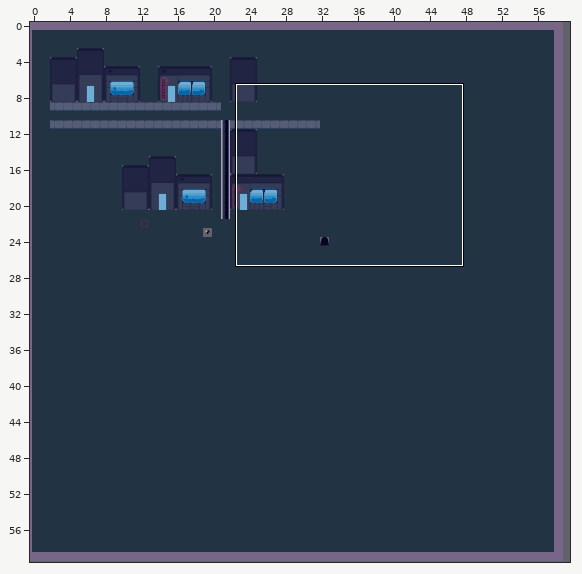
Tiled map, stored at img/raw-assets/testMap.tmx. The picture above shows the old version from afar; the outline marks the close-up.
Close-up. Before:
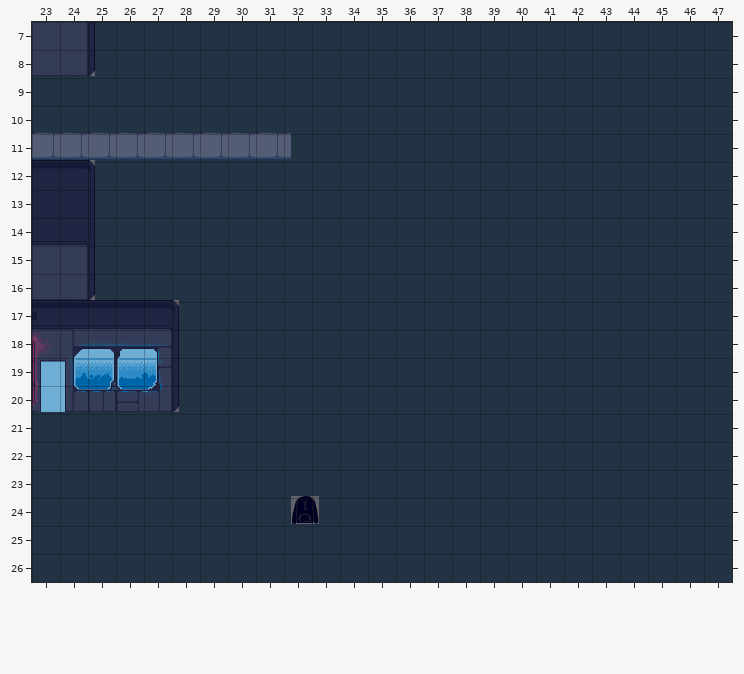
Cells are 40x40 px. Shown: x 23..47, y 7..26. The commit also changed other parts of the map, which this record leaves out. Layer "Tile Layer 1" is drawn -30,-3 px off the grid.
After the commit:
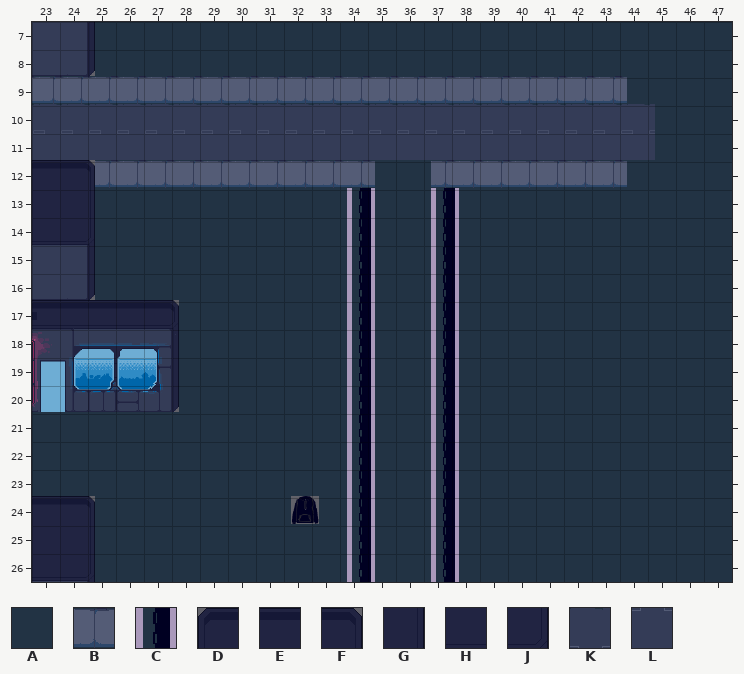
Key: from "AllTiles": A 0, B 3, C 5, D 25, E 26, F 27, G 30, H 32, J 33, K 77, L 78.
_ is an empty cell.
Tiles replaced or removed in this view: A, B.
The exact change:
Changed rows in their new state; . is an unchanged cell.
Layer "Tile Layer 1":
first column x 23:
 9 BBBBBBBBBBBBBBBBBBBBBB.
10 .KKKKKKKKKKKKKKKKKKKKKK
11 LLLLLLLLLLLLLLLLLLLLLLL
12 ...BBBBBBBBBB..BBBBBBB.
13 ............C..C.......
14 ............C..C.......
15 ............C..C.......
16 ............C..C.......
17 ............C..C.......
18 ............C..C.......
19 ............C..C.......
20 ............C..C.......
21 ............C..C.......
22 ............C..C.......
23 ............C..C.......
24 DEF.........C..C.......
25 ..G.........C..C.......
26 .HJ.........C..C.......
